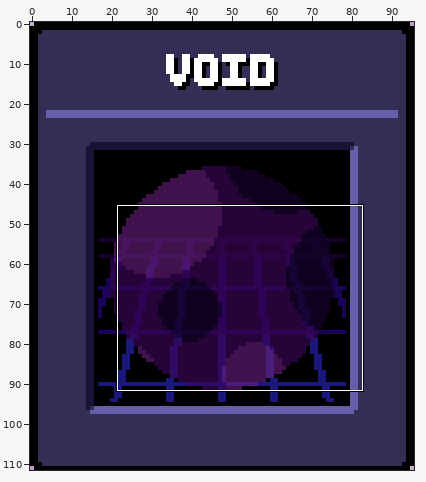
Edited in one commit: pixel-art file (assets/art/art_project_files/void_card.aseprite). Above: a wide view before the commit, with the close-up outlined.
Close-up. As it was:
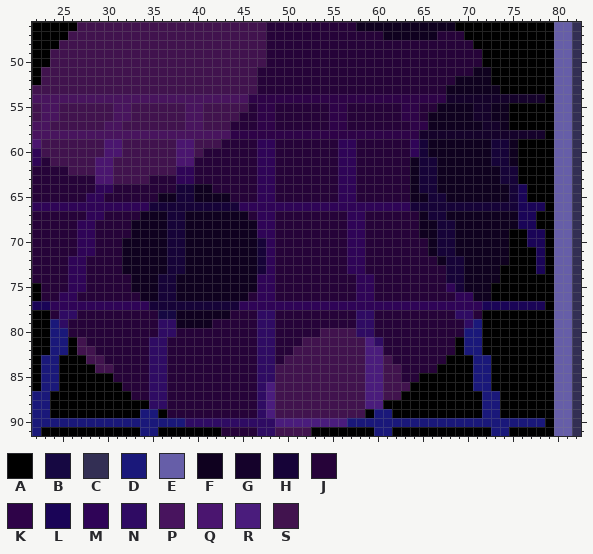
96x112 pixels, 1 frame. Shown: x 22..82, y 46..91.
Palette (. is transparent): A #000000  B #160842  C #332f54  D #1a187a  E #665ea8  F #0f011f  G #15022b  H #160338  J #260339  K #2e0348  L #1a0457  M #2f0457  N #2f0b63  P #48145e  Q #4a156f  R #4a1c7c  S #41134e
And afterwards:
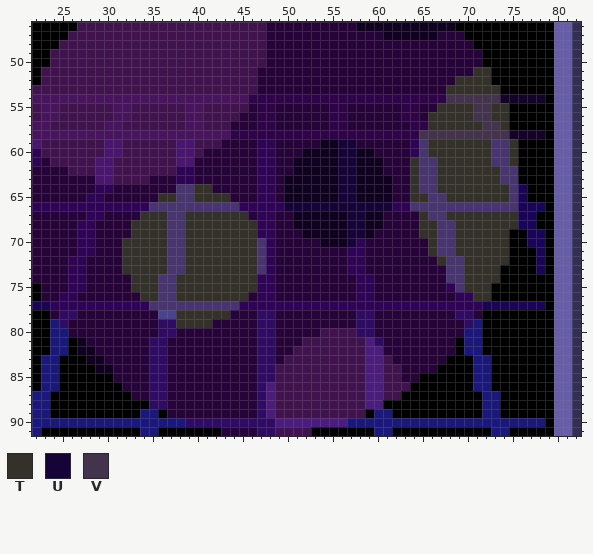
Colours new in this view: T #33312a  U #160338  V #44334c
Author's note on the commit: void bomb and player damaged sfx
The edit:
Colour B changes from #160842 to #48448b.
Colour H changes from #160338 to #48356f.
Layer "Layer 1":
Colour J gives way to colour F in row 59 at x 54 to 55; in row 60 at x 52 to 55 and 58 to 59; in rows 61 to 62 at x 51 to 55 and 58 to 60; in rows 63 to 65 at x 50 to 55 and 58 to 61; in rows 67 to 68 at x 51 to 56 and 59 to 60; in row 69 at x 52 to 56 and 59.
Colour J gives way to colour F in row 70 at x 54 to 56.
Colour S gives way to colour F in row 81 at x 27; in row 82 at x 27 to 28; in row 83 at x 28 to 29; in row 84 at x 29 to 30.
Colour F gives way to colour T in row 51 at x 71 to 72; in row 52 at x 69 to 72; in row 53 at x 68 to 73; in row 55 at x 67 to 70 and 73 to 74; in row 56 at x 66 to 70 and 73 to 74; in row 57 at x 66 to 71 and 74.
Colour F gives way to colour T in rows 59 to 60 at x 66 to 72 and 75; in row 61 at x 64, 67 to 72 and 75; in rows 62 to 63 at x 64 and 67 to 73; in row 64 at x 40 to 41, 64 and 67 to 74; in row 65 at x 36 to 37, 40 to 43, 64 to 65 and 68 to 74; in row 67 at x 34 to 36, 39 to 45, 65 and 68 to 75.
Colour F gives way to colour T in row 68 at x 33 to 36, 39 to 46, 65 to 66 and 69 to 75; in row 69 at x 33 to 36, 39 to 46, 65 to 66 and 69 to 74; in rows 70 to 71 at x 32 to 36, 39 to 46, 66 and 69 to 74; in row 72 at x 32 to 36, 39 to 46, 67 and 70 to 74; in row 73 at x 32 to 36, 39 to 46 and 70 to 73; in row 74 at x 33 to 35, 38 to 46 and 70 to 73.
Colour F gives way to colour T in row 75 at x 33 to 35, 38 to 46 and 70 to 72; in row 76 at x 34 to 35, 38 to 45 and 71 to 72; in row 78 at x 38 to 43; in row 79 at x 38 to 41.
Colour M gives way to colour U in rows 59 to 65 at x 56 to 57; in row 66 at x 50 to 61; in rows 67 to 69 at x 57 to 58; in row 70 at x 57.
Colour G gives way to colour V in row 54 at x 68 to 73; in rows 55 to 56 at x 71 to 72; in row 57 at x 72 to 73; in row 58 at x 65 to 74.
